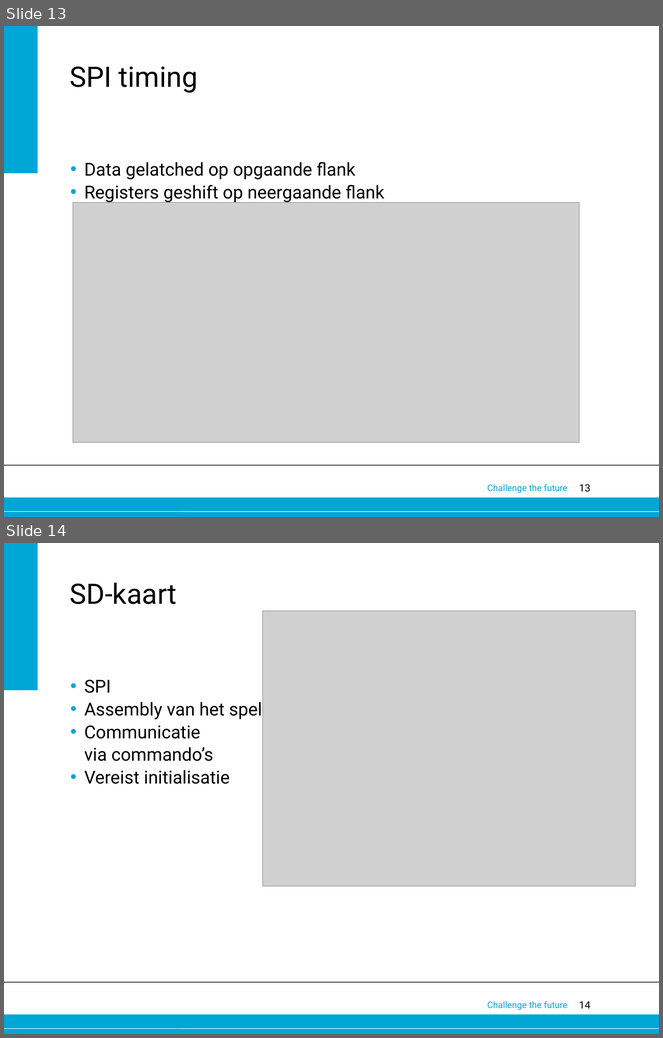
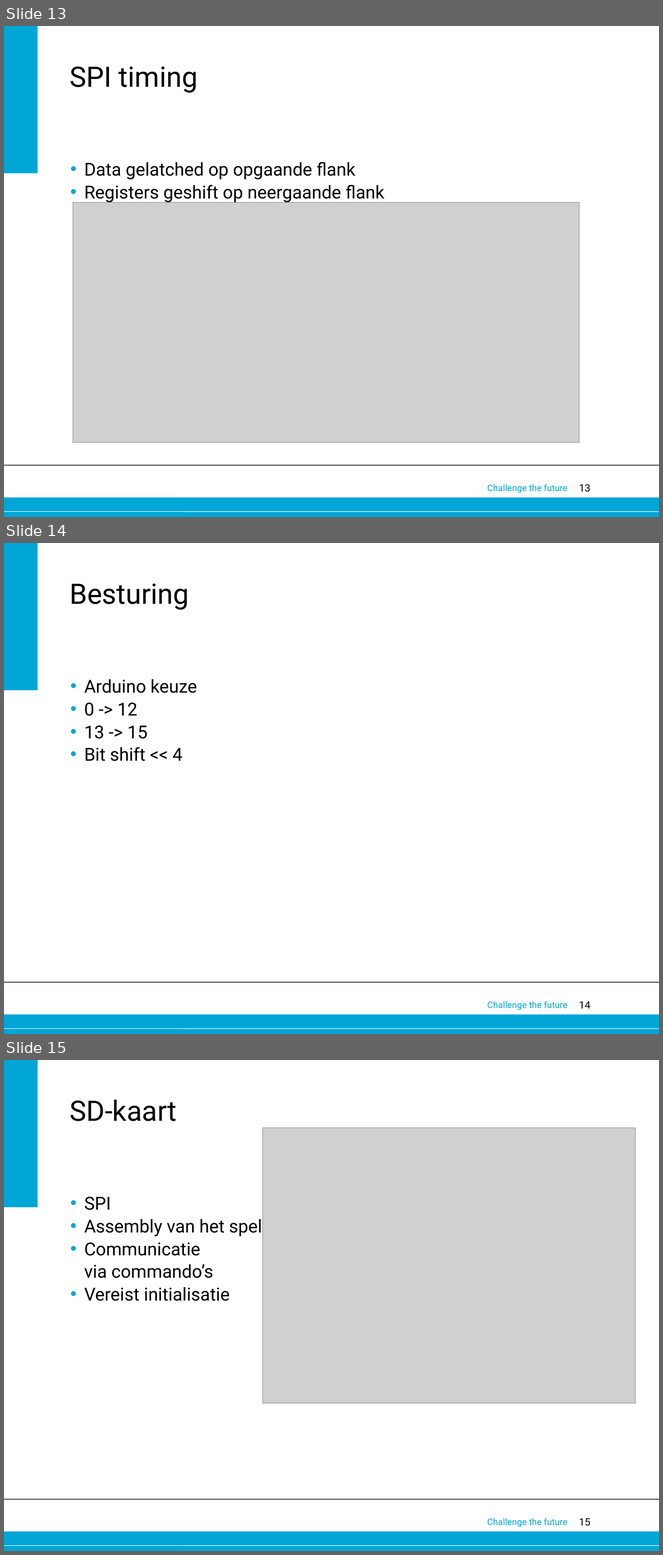
Before and after one commit to 0v3rf10w/epo3a5, a slide deck: Eindpresentatie.pptx. Shown one above the other, each under a label of ours: slides 13 and 14 before the commit, slides 13, 14 and 15 after it. The pictures are 663x1038 and 663x1555 pixels, drawn with LibreOffice and Linux fonts; fonts in the diff are those of the drawing; grey boxes stand for pictures; background and template pictures are left out. Boxes give left, top, right and bottom in pixels: in the first picture for what was removed or moved away, otherwise in the second. Text is boxed around its words. In the diff, an @@ line names an element or a change of style, - is before the commit and + after.

```diff
--- a/Eindpresentatie.pptx
+++ b/Eindpresentatie.pptx
@@ slide 14 added at <box>4,543,659,1034</box>, background #FFFFFF; not listed: 6 template elements that a slide beside it also shows @@
@@ title added at <box>70,584,189,610</box>, 44 pt, text #000000 @@
+Besturing
@@ text added at <box>84,679,197,761</box>, 28 pt, text #000000 @@
+• Arduino keuze
+• 0 -> 12
+• 13 -> 15
+• Bit shift << 4
@@ what was slide 14 is now slide 15 @@
@@ page number at <box>579,1519,591,1526</box>: text changed @@
-14
+15
```
Also in this commit, not shown: 1 slide changed, 9 other slides added.
